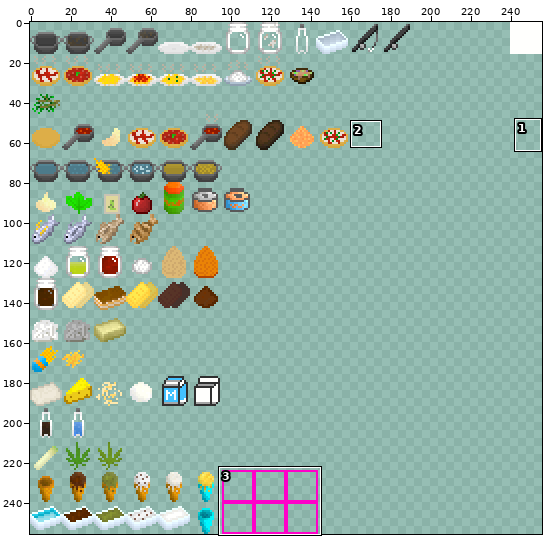
Sprite sheet, stored at com/rgbcraft/gastronomod/textures/items.png. Above: a wide view before the commit, with the close-up outlined.
Close-up. Old version:
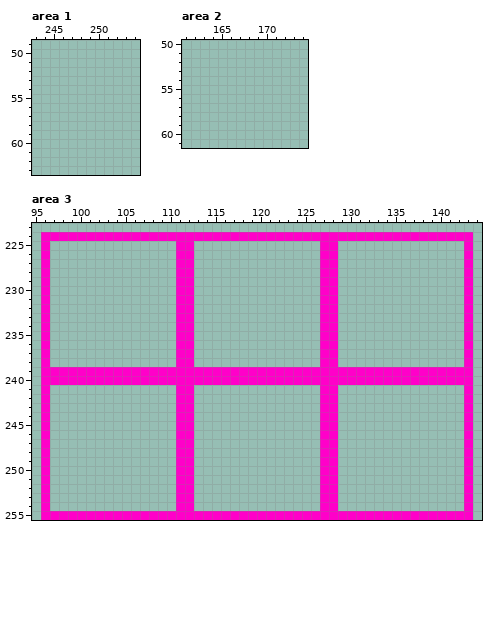
The file is 256x256 pixels. Pixels under 10% opacity are left out. Colours within 5 levels of each other are drawn and written as one. Shown: area 1: x 243..254, y 49..63; area 2: x 161..174, y 50..61; area 3: x 95..144, y 223..255. The commit also changed other parts of the picture, which this record leaves out.
New version:
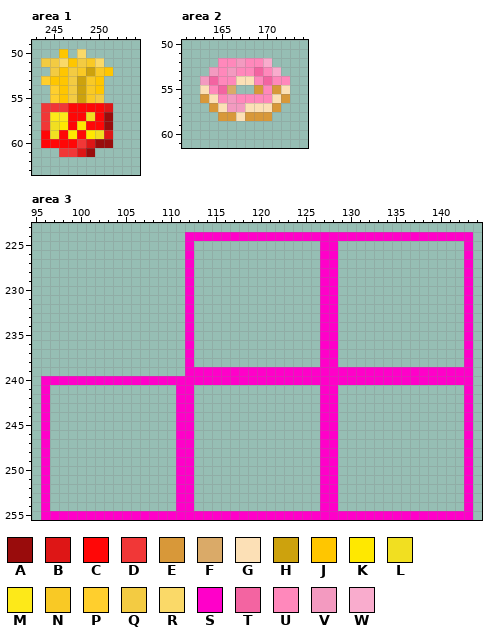
Palette (. is transparent): A #990c0c  B #de1616  C #ff0707  D #f13737  E #d89839  F #daaa68  G #fce0b6  H #cda20d  J #ffc600  K #ffe800  L #f1df21  M #fde919  N #f9c925  P #ffcf2d  Q #f3cb42  R #fad968  S #ff00c9  T #f364a1  U #ff88bb  V #f39ac0  W #f9accd
The exact change:
--- area 1
@@ x 243..254 @@
 49 ............
-50 ............
-51 ............
-52 ............
-53 ............
-54 ............
-55 ............
-56 ............
-57 ............
-58 ............
-59 ............
-60 ............
-61 ............
+50 ...J.R......
+51 .QQRJQNR....
+52 ..QJQNHNJ...
+53 .PJJQHNJ....
+54 ..PJQHNJ....
+55 ..PJQHNQ....
+56 .DDDCCCCB...
+57 .DMMCCLCA...
+58 .DLKCKCCA...
+59 .CLCKCKLB...
+60 .CCCCDBAA...
+61 ...DDBA.....
 62 ............
--- area 2
@@ x 161..174 @@
 51 ..............
-52 ..............
-53 ..............
-54 ..............
-55 ..............
-56 ..............
-57 ..............
-58 ..............
+52 ....UUVUUW....
+53 ...VUVUUTUW...
+54 ..VTUUGGUTUU..
+55 ..GUTF..EUEG..
+56 ..EGUVUUUUGE..
+57 ...EGVVGGGE...
+58 ....EEGEEE....
 59 ..............
--- area 3
@@ x 95..113 @@
 223 ...................
-224 .SSSSSSSSSSSSSSSSSS
-225 .S..............SS.
-226 .S..............SS.
-227 .S..............SS.
-228 .S..............SS.
-229 .S..............SS.
-230 .S..............SS.
-231 .S..............SS.
-232 .S..............SS.
-233 .S..............SS.
-234 .S..............SS.
-235 .S..............SS.
-236 .S..............SS.
-237 .S..............SS.
-238 .S..............SS.
-239 .SSSSSSSSSSSSSSSSSS
+224 .................SS
+225 .................S.
+226 .................S.
+227 .................S.
+228 .................S.
+229 .................S.
+230 .................S.
+231 .................S.
+232 .................S.
+233 .................S.
+234 .................S.
+235 .................S.
+236 .................S.
+237 .................S.
+238 .................S.
+239 .................SS
 240 .SSSSSSSSSSSSSSSSSS
